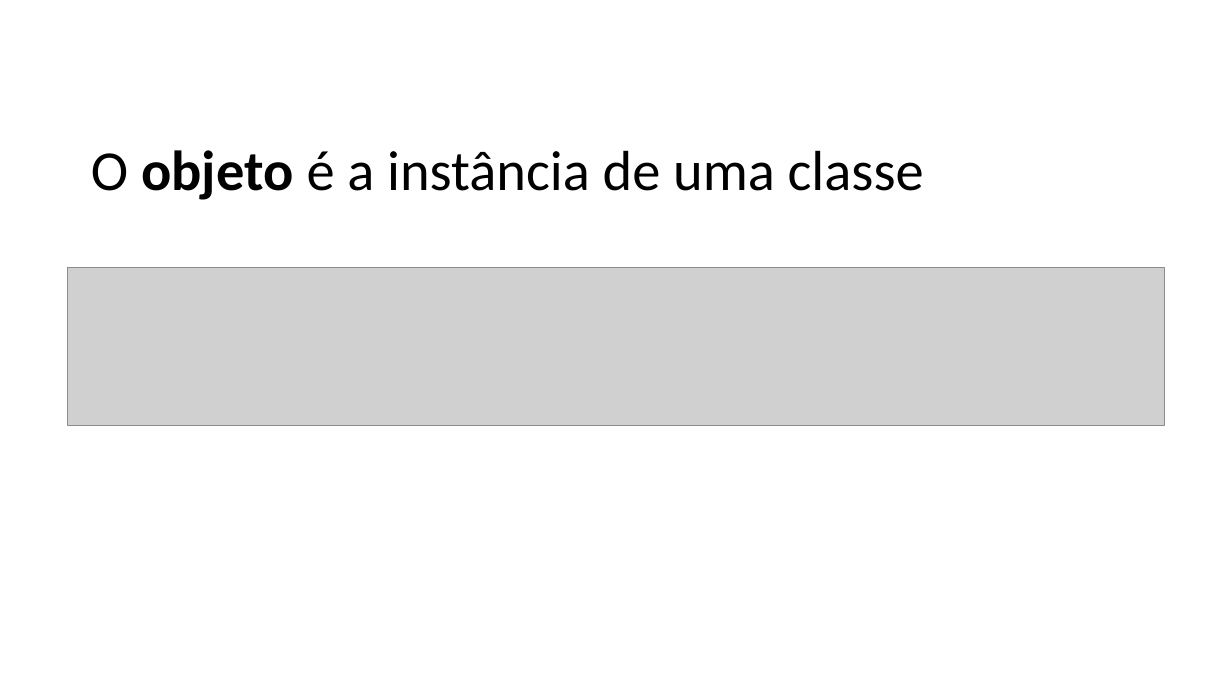
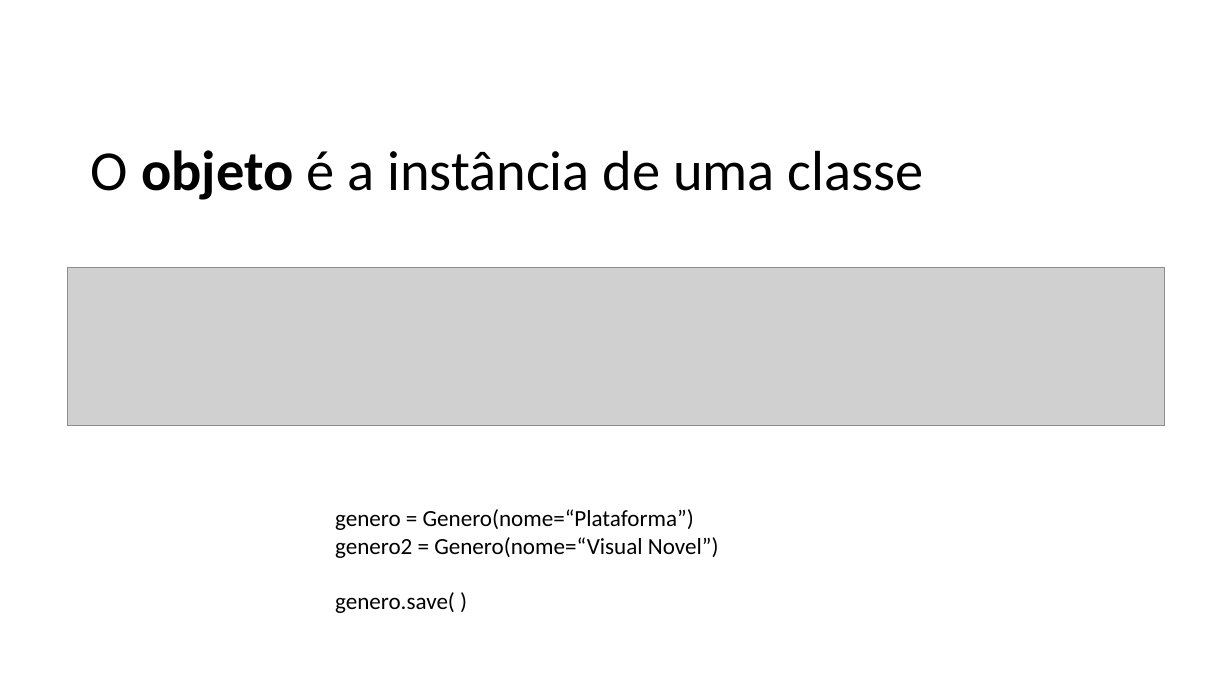
Before and after one commit to ynneksotnas/senaigames-df, a slide deck: slide 11 of docs/Super Usuário.pptx. Drawn at 1232x693 pixels with LibreOffice and Linux fonts; fonts in the diff are those of the drawing; grey boxes stand for pictures. Boxes give left, top, right and bottom in pixels: in the first picture for what was removed or moved away, otherwise in the second. Text is boxed around its words. In the diff, an @@ line names an element or a change of style, - is before the commit and + after.

```diff
--- a/docs/Super Usuário.pptx
+++ b/docs/Super Usuário.pptx
@@ text added at (335, 509, 719, 613), 18 pt, text #000000 @@
+genero = Genero(nome=“Plataforma”)
+genero2 = Genero(nome=“Visual Novel”)
+genero.save( )
```
Also in this commit, not shown: 3 slides added, 1 other file.
